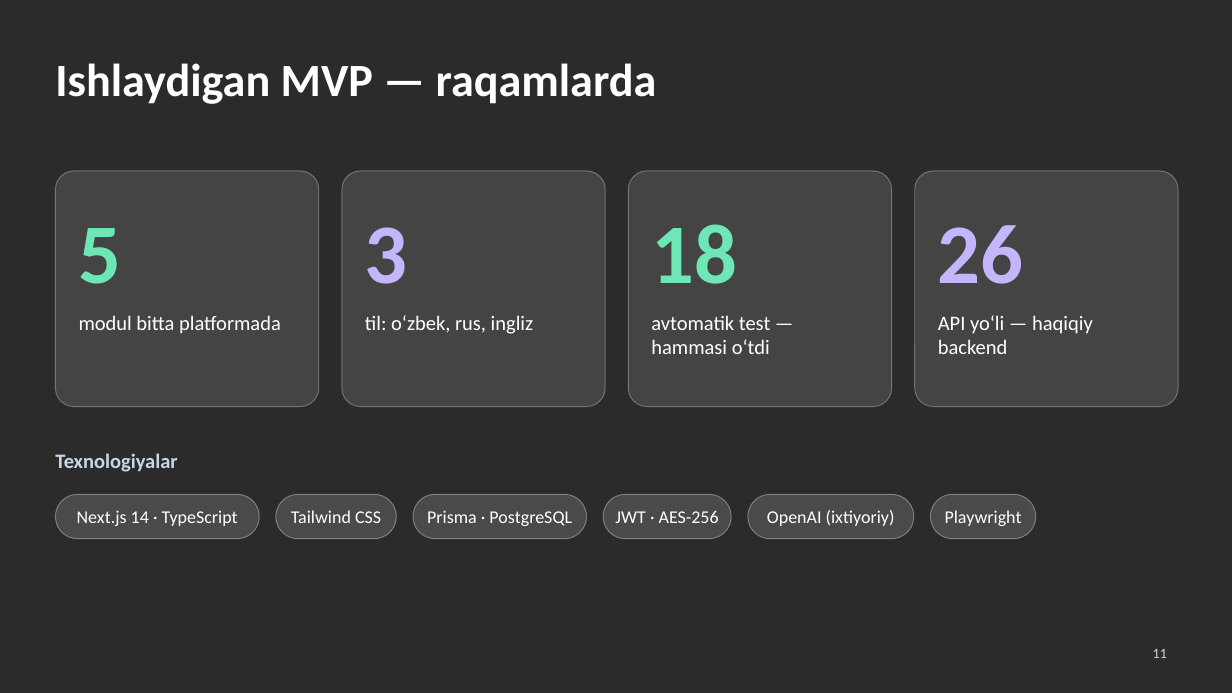
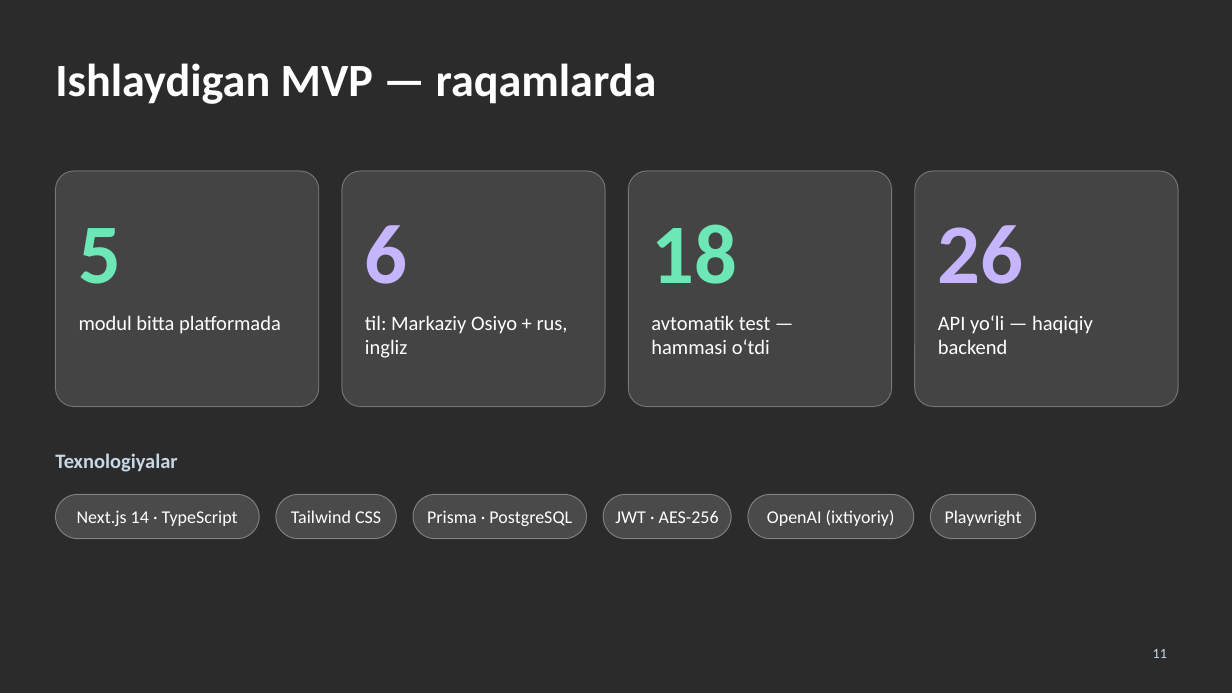
Before and after one commit to umarxon-008/umarxon-008, a slide deck: slide 11 of NeuraMed/taqdimot/NeuraMed-taqdimot.pptx. Drawn at 1232x693 pixels with LibreOffice and Linux fonts; fonts in the diff are those of the drawing; background and template pictures are left out; a plain dark background stands for a picture behind light text. Boxes give left, top, right and bottom in pixels: in the first picture for what was removed or moved away, otherwise in the second. Text is boxed around its words. In the diff, an @@ line names an element or a change of style, - is before the commit and + after.

```diff
--- a/NeuraMed/taqdimot/NeuraMed-taqdimot.pptx
+++ b/NeuraMed/taqdimot/NeuraMed-taqdimot.pptx
@@ text at box(365, 225, 408, 284): text changed @@
-3
+6
@@ text at box(365, 315, 568, 358): text changed @@
-til: o‘zbek, rus, ingliz
+til: Markaziy Osiyo + rus, ingliz
```
Also in this commit, not shown: 3 other slides changed, 14 other files.
